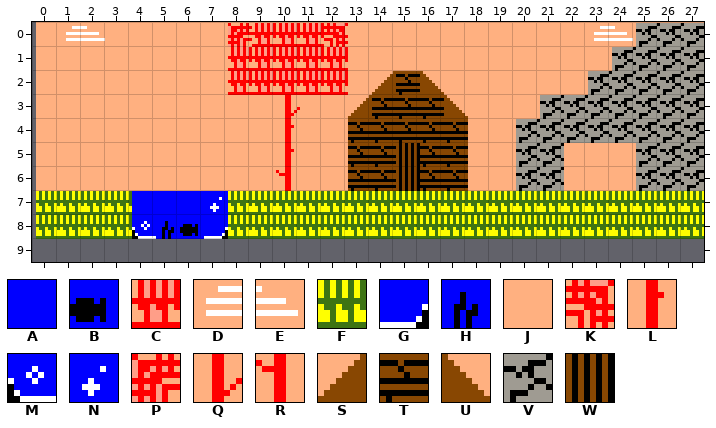
Level history. Tiled map: data/Raw Map Files/First Scene.tmx. Above is the file before it was changed.
Cells are 8x8 px. Shown: x 0..27, y 0..9. Layer "Tile Layer 1" is drawn 1,-7 px off the grid.
Key: from "Tiles": A 3, B 4, C 7, D 8, E 9, F 11, G 19, H 20, J 21, K 22, L 24, M 33, N 35, P 36, Q 38, R 39, S 78, T 79, U 80, V 83, W 86.
_ is an empty cell.
Layer "Tile Layer 1" before, first column x 0:
 0 DEJJJJJJJJJJJJJDEJJJJJJJJJJJ
 1 JDEJJJJJPCCCKJJJJJJJJJJDEVVV
 2 JJJJJJJJCCCCCJJJJJJJJJJJVVVV
 3 JJJJJJJJCCCCCJSTUJJJJJJVVVVV
 4 JJJJJJJJJJQJJSTTTUJJJVVVVVVV
 5 JJJJJJJJJJLJJTTTTTJJVVVVVVVV
 6 JJJJJJJJJJLJJTTWTTJJVVJJJVVV
 7 JJJJJJJJJJRJJTTWTTJJVVJJJVVV
 8 FFFFAAANFFFFFFFFFFFFFFFFFFFF
 9 FFFFMHBGFFFFFFFFFFFFFFFFFFFF
Once edited:
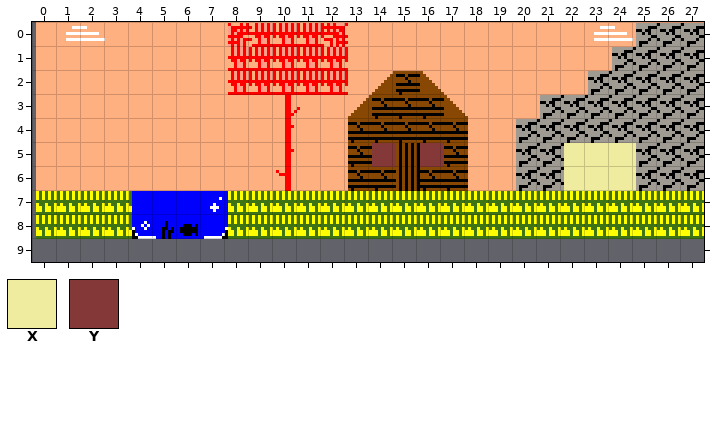
Further tiles: from "Tiles": X 16, Y 70.
Log entry: Bronze age scenes added
From old to new:
Layer "Tile Layer 1":
Tile X replaces tile J in rows 6 to 7 at x 22 to 24.
Tile Y replaces tile T in row 6 at x 14 and 16.
Changed places in both pictures, as pixel boxes (x1, y1, x2, y2):
changed: (372, 143, 396, 167)
changed: (420, 143, 444, 167)
changed: (564, 143, 636, 191)
